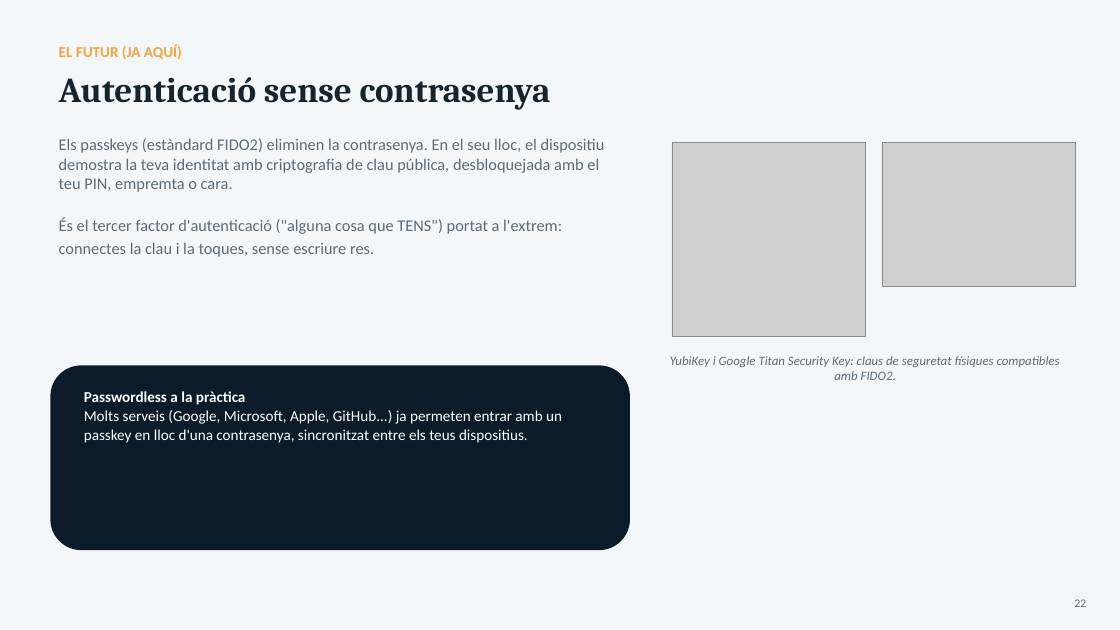
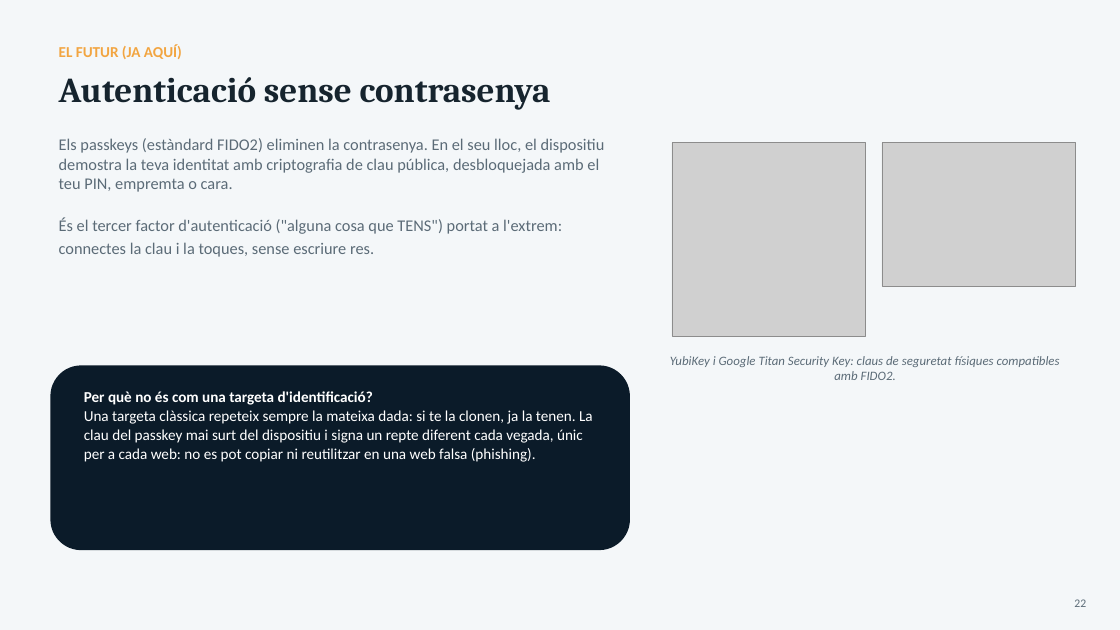
Before and after one commit to joansanchezescudero/SMX_0226_Seguretat_Informatica, a slide deck: slide 22 of RA1 - Seguretat passiva/AA3 - Seguretat logica/RA1_AA3_Seguretat_Logica.pptx. Drawn at 1120x630 pixels with LibreOffice and Linux fonts; fonts in the diff are those of the drawing; grey boxes stand for pictures. Boxes give left, top, right and bottom in pixels: in the first picture for what was removed or moved away, otherwise in the second. Text is boxed around its words. In the diff, an @@ line names an element or a change of style, - is before the commit and + after.

```diff
--- a/RA1 - Seguretat passiva/AA3 - Seguretat logica/RA1_AA3_Seguretat_Logica.pptx
+++ b/RA1 - Seguretat passiva/AA3 - Seguretat logica/RA1_AA3_Seguretat_Logica.pptx
@@ text at (x1=84, y1=391, x2=593, y2=462): text changed @@
-Passwordless a la pràctica
-Molts serveis (Google, Microsoft, Apple, GitHub...) ja permeten entrar amb un passkey en lloc d'una contrasenya, sincronitzat entre els teus dispositius.
+Per què no és com una targeta d'identificació?
+Una targeta clàssica repeteix sempre la mateixa dada: si te la clonen, ja la tenen. La clau del passkey mai surt del dispositiu i signa un repte diferent cada vegada, únic per a cada web: no es pot copiar ni reutilitzar en una web falsa (phishing).
```
Also in this commit, not shown: 4 other slides changed.
